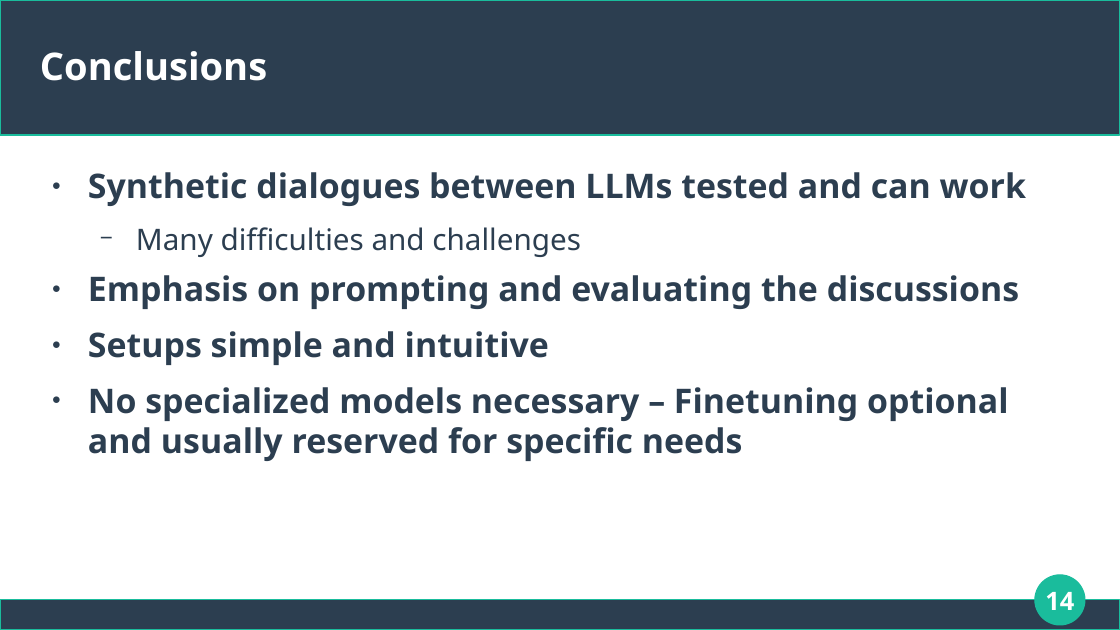
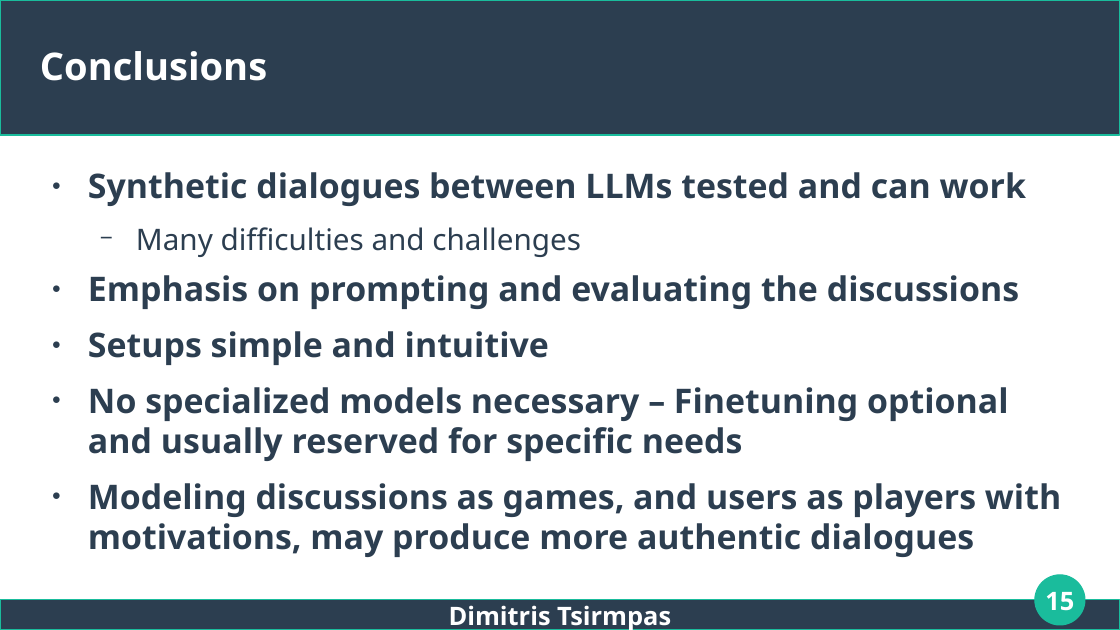
Before and after one commit to dimits-ts/llm_moderation_research, a slide deck: slide 15 of presentations/thesis.odp (slide 14 before the commit). Drawn at 1120x630 pixels with LibreOffice and Linux fonts; fonts in the diff are those of the drawing. Boxes give left, top, right and bottom in pixels: in the first picture for what was removed or moved away, otherwise in the second. Text is boxed around its words. In the diff, an @@ line names an element or a change of style, - is before the commit and + after.

```diff
--- a/presentations/thesis.odp
+++ b/presentations/thesis.odp
@@ text at (x1=88, y1=483, x2=1061, y2=557): paragraph added @@
+● Modeling discussions as games, and users as players with motivations, may produce more authentic dialogues
@@ page number at (x1=1045, y1=592, x2=1074, y2=611): text changed @@
-14
+15
@@ text added at (x1=449, y1=605, x2=671, y2=630), 18 pt, text #FFFFFF, bold @@
+Dimitris Tsirmpas
```
Also in this commit, not shown: 40 other slides changed, 5 slides added, 2 slides removed, 4 other files.
